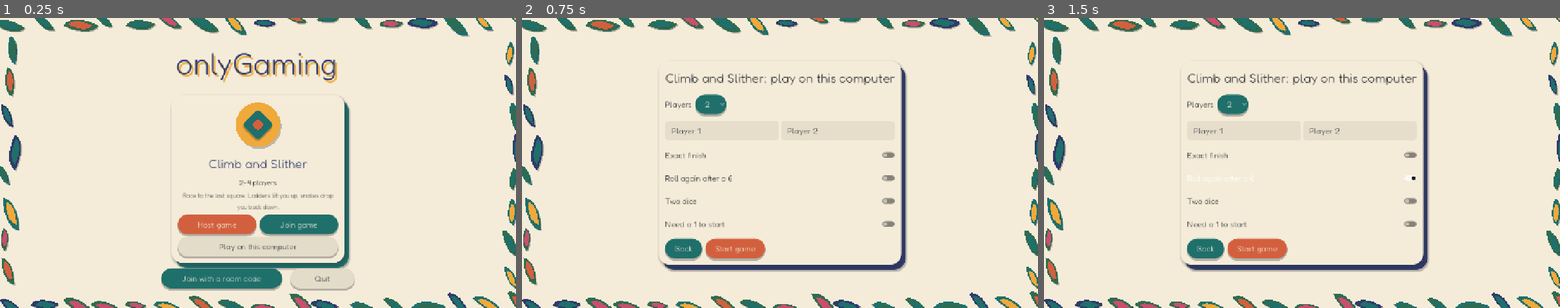
Above: before the commit, frames 1-3 (left to right).
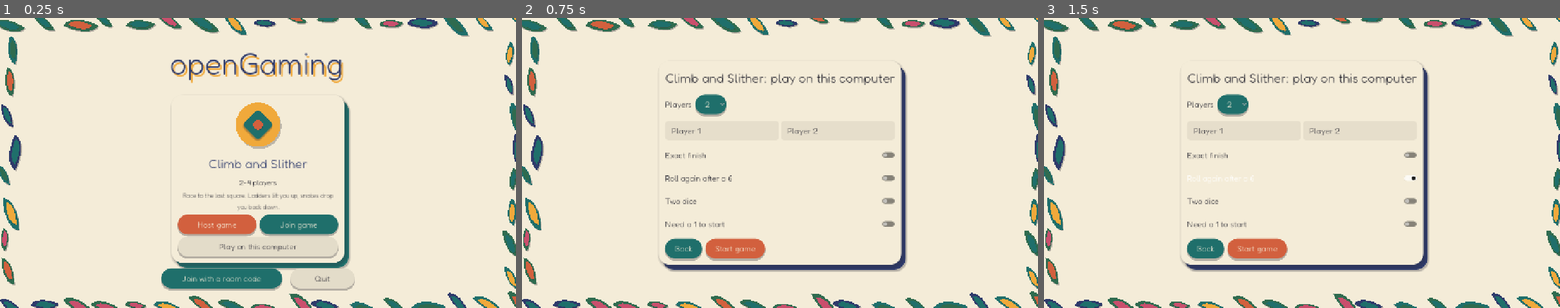
Above: after the commit, the same moments.

Repository: Khushi-v-git/openGaming
Game: Godot game, scene res://main/main.tscn
The game is run twice, just before and just after one commit, with the same random seed, the same clock (stepped at 60 frames per second) and the same inputs.
Inputs:
- Up to frame 1 (0.25 s): no input
- Up to frame 2 (0.75 s): click "Play on this computer" at 0.5 s
- Up to frame 3 (1.5 s): click "Roll again after a 6" at 1.25 s

The runs differ from the first frame. In frame 1, 1.7% of the frame differs, in the area x 33-67%, y 12-23%; in frame 2, nothing differs; in frame 3, nothing differs.

Commit message:
Rename to openGaming; mark relay URL checklist item done
The relay_url default was already blank and history holds only example URLs.
Internal identifiers (onlygaming/ setting key, onlygaming-relay worker) are kept.

Co-Authored-By: Claude Opus 5.5 <noreply@anthropic.com>

Diff:
--- a/main/main_menu.gd
+++ b/main/main_menu.gd
@@ -107,7 +107,7 @@
 	column.alignment = BoxContainer.ALIGNMENT_CENTER
 	_menu_root.add_child(column)
 
-	_title_block = _build_title("onlyGaming")
+	_title_block = _build_title("openGaming")
 	column.add_child(_title_block)
 
 	game_list = VBoxContainer.new()
--- a/project.godot
+++ b/project.godot
@@ -10,7 +10,7 @@
 
 [application]
 
-config/name="OnlyGaming"
+config/name="openGaming"
 config/features=PackedStringArray("4.7", "GL Compatibility")
 config/icon="res://icon.svg"
 run/main_scene="res://main/main.tscn"
--- a/tests/manual/lobby_demo.gd
+++ b/tests/manual/lobby_demo.gd
@@ -34,7 +34,7 @@
 	})
 	lobby.game_started.connect(func(state: Dictionary) -> void: print("[manual] game_started revision=%d players=%d" % [state["revision"], state["slots"].size()]))
 	add_child(lobby)
-	DisplayServer.window_set_title("onlyGaming network test - %s" % str(args.get("name", "(no name)")))
+	DisplayServer.window_set_title("openGaming network test - %s" % str(args.get("name", "(no name)")))
 	print("[manual] app_version=%s godot=%s os=%s" % [AppInfo.app_version(), Engine.get_version_info()["string"], OS.get_name()])
 
 
Not shown, changed: relay/cloudflare/package.json
Not shown, changed: CLAUDE.md
Not shown, changed: README.md
Not shown, changed: relay/cloudflare/wrangler.jsonc
